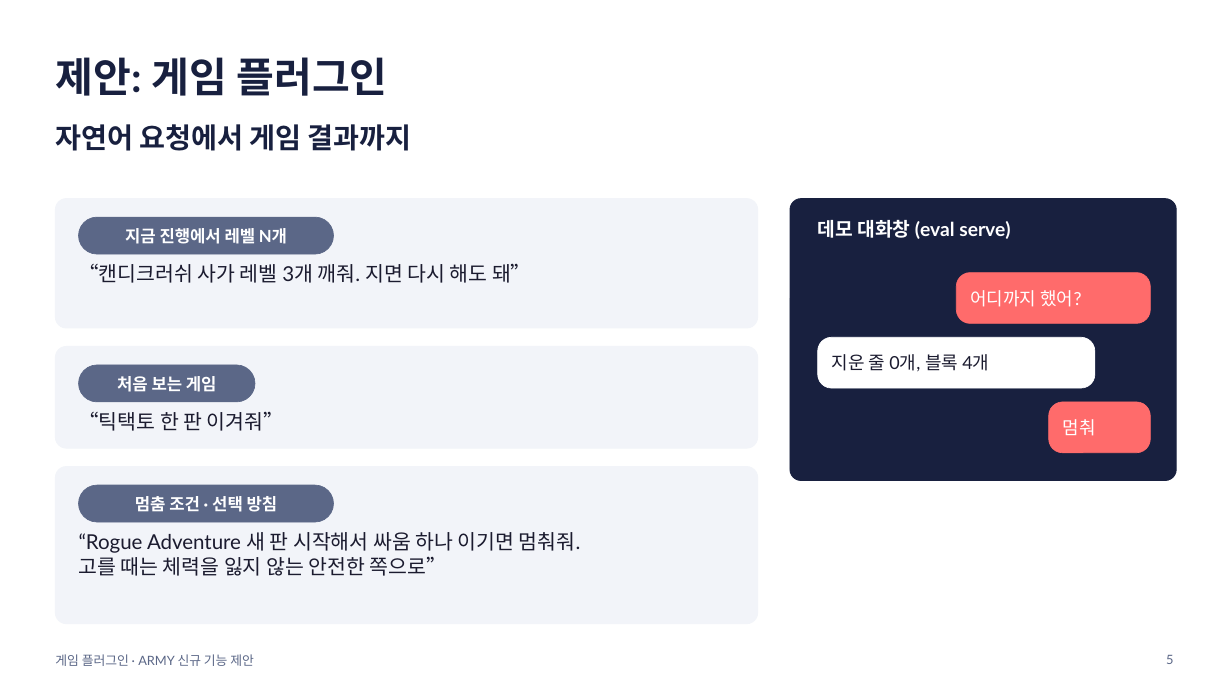
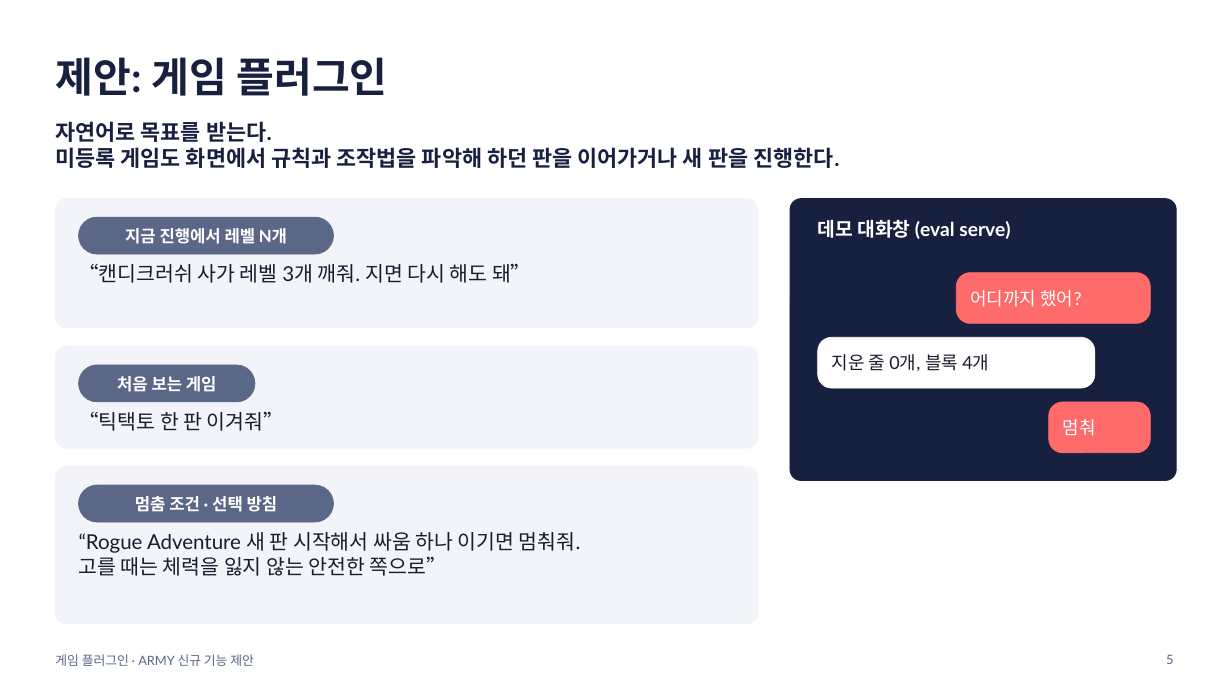
Before and after one commit to jimni-kim/game-lab, a slide deck: slide 5 of final/game-plugin-intro.pptx. Drawn at 1232x693 pixels with LibreOffice and Linux fonts; fonts in the diff are those of the drawing. Boxes give left, top, right and bottom in pixels: in the first picture for what was removed or moved away, otherwise in the second. Text is boxed around its words. In the diff, an @@ line names an element or a change of style, - is before the commit and + after.

```diff
--- a/final/game-plugin-intro.pptx
+++ b/final/game-plugin-intro.pptx
@@ text at bbox=[55, 121, 839, 168]: text changed; size 22 to 17 pt @@
-자연어 요청에서 게임 결과까지
+자연어로 목표를 받는다.
+미등록 게임도 화면에서 규칙과 조작법을 파악해 하던 판을 이어가거나 새 판을 진행한다.
```
Also in this commit, not shown: 10 other slides changed, 3 other files.
